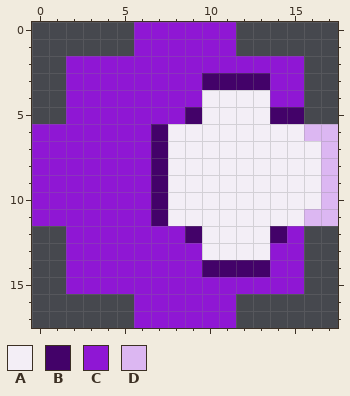
Pixel-art sprite -- Game/data/enemyprojectile_2.png. The picture above was drawn from the file before the commit.
The file is 90x90 pixels, drawn in blocks of 5x5; one block is one cell here. Colours within 5 levels of each other are drawn and written as one.
Palette (. is transparent): A #f3eef6  B #430269  C #8f17d4  D #dcb7f2
Pixels before, first column x 0:
 0 ......CCCCCC......
 1 ......CCCCCC......
 2 ..CCCCCCCCCCCCCC..
 3 ..CCCCCCCCBBBBCC..
 4 ..CCCCCCCCAAAACC..
 5 ..CCCCCCCBAAAABB..
 6 CCCCCCCBAAAAAAAADD
 7 CCCCCCCBAAAAAAAAAD
 8 CCCCCCCBAAAAAAAAAD
 9 CCCCCCCBAAAAAAAAAD
10 CCCCCCCBAAAAAAAAAD
11 CCCCCCCBAAAAAAAADD
12 ..CCCCCCCBAAAABC..
13 ..CCCCCCCCAAAACC..
14 ..CCCCCCCCBBBBCC..
15 ..CCCCCCCCCCCCCC..
16 ......CCCCCC......
17 ......CCCCCC......
And afterwards:
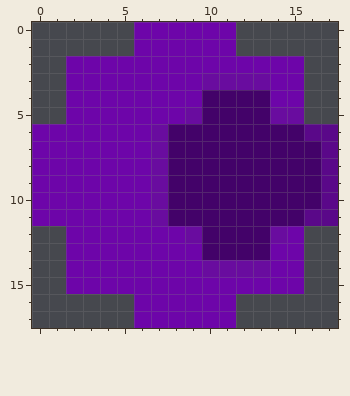
Edits made:
{"colour":"A","old":"#f3eef6","new":"#430269"}
{"colour":"B","old":"#430269","new":"#690c9f"}
{"colour":"C","old":"#8f17d4","new":"#6d05a9"}
{"colour":"D","old":"#dcb7f2","new":"#5a0889"}
